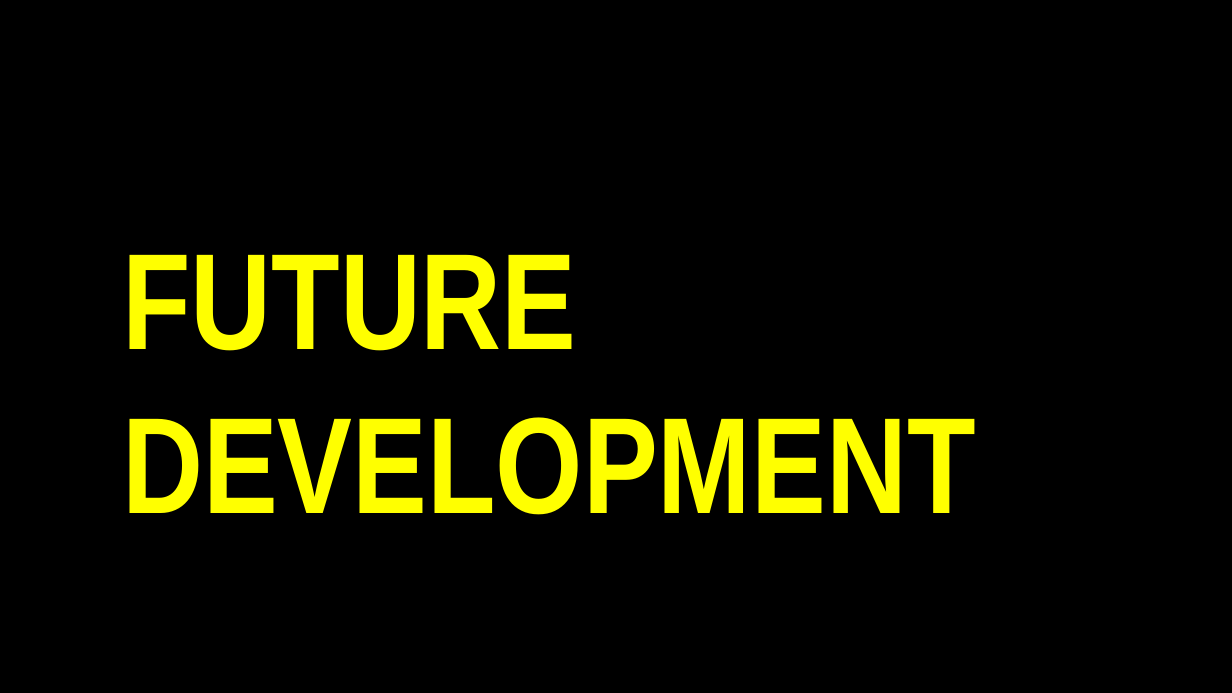
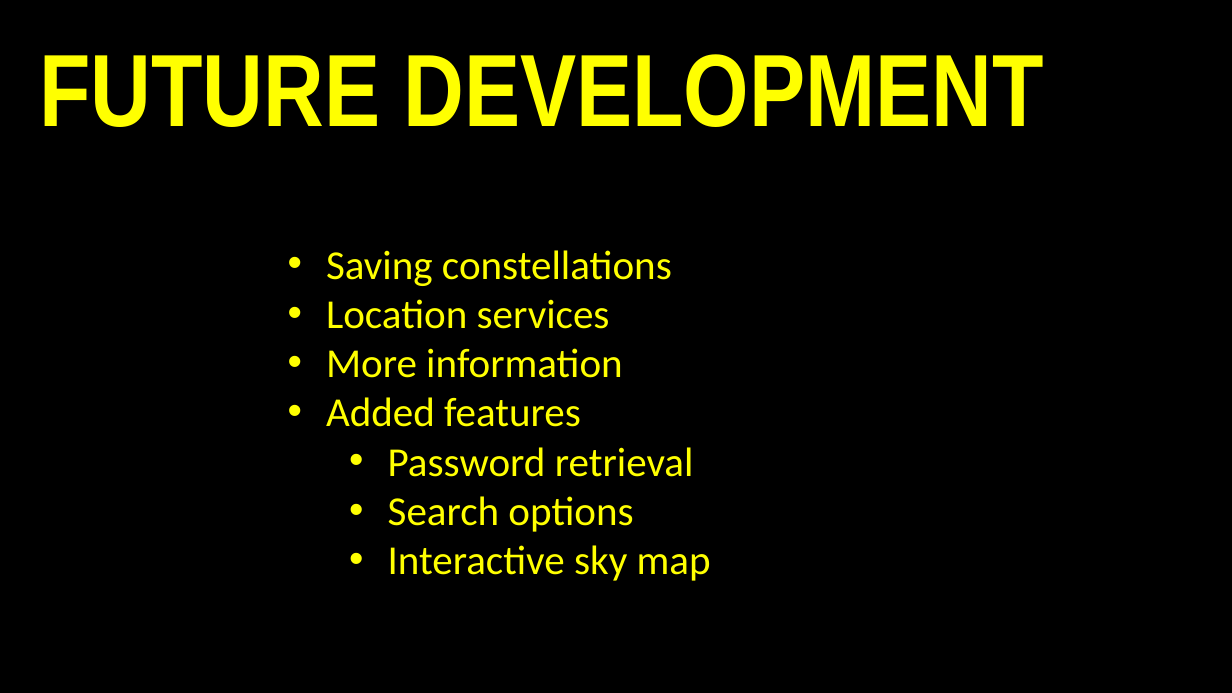
Before and after one commit to alpinelife37/Project-2, a slide deck: slide 6 of Project 2.pptx. Drawn at 1232x693 pixels with LibreOffice and Linux fonts; fonts in the diff are those of the drawing; background and template pictures are left out. Boxes give left, top, right and bottom in pixels: in the first picture for what was removed or moved away, otherwise in the second. Text is boxed around its words. In the diff, an @@ line names an element or a change of style, - is before the commit and + after.

Commit message:
updated powerpoint

```diff
--- a/Project 2.pptx
+++ b/Project 2.pptx
@@ title "FUTURE DEVELOPMENT": place and size @@
-title "FUTURE DEVELOPMENT" at box(122, 255, 975, 515)
+title "FUTURE DEVELOPMENT" at box(39, 54, 1044, 127)
@@ title "FUTURE DEVELOPMENT" at box(39, 54, 1044, 127): size 80 to 60 pt @@
@@ text added at box(326, 250, 711, 581), 24 pt, text #FFFF00 @@
+• Saving constellations
+• Location services
+• More information
+• Added features
+  • Password retrieval
+  • Search options
+  • Interactive sky map
```
